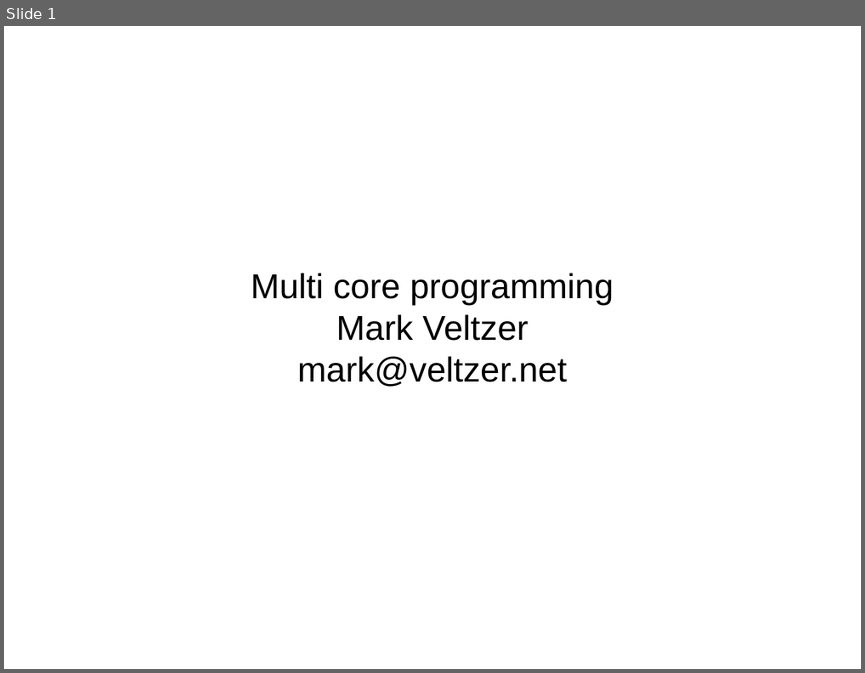
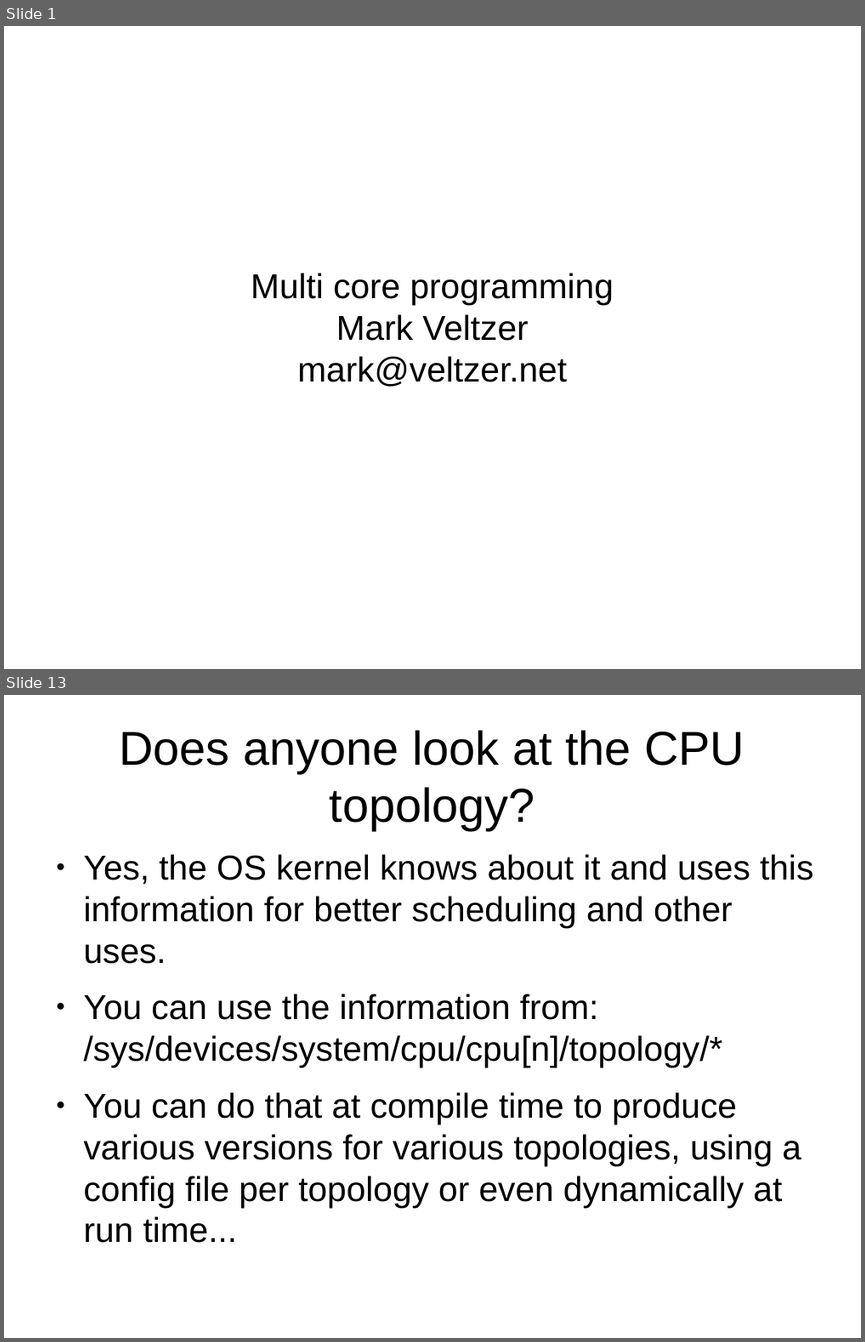
Before and after one commit to veltzer/demos, a slide deck: cpp/multi_core/multicore.odp. Shown one above the other, each under a label of ours: slide 1 before the commit, slides 1 and 13 after it; the slides between them are not shown. The pictures are 865x673 and 865x1342 pixels, drawn with LibreOffice and Linux fonts; fonts in the diff are those of the drawing. Boxes give left, top, right and bottom in pixels: in the first picture for what was removed or moved away, otherwise in the second. Text is boxed around its words. In the diff, an @@ line names an element or a change of style, - is before the commit and + after.

```diff
--- a/cpp/multi_core/multicore.odp
+++ b/cpp/multi_core/multicore.odp
@@ slide 13 added at (4,695,861,1338), background #FFFFFF @@
@@ title added at (120,730,744,830), 44 pt, text #000000 @@
+Does anyone look at the CPU topology?
@@ text added at (84,854,813,1242), 32 pt, text #000000 @@
+● Yes, the OS kernel knows about it and uses this information for better scheduling and other uses.
+● You can use the information from: /sys/devices/system/cpu/cpu[n]/topology/*
+● You can do that at compile time to produce various versions for various topologies, using a config file per topology or even dynamically at run time...
```
Also in this commit, not shown: 65 other slides added, 1 slide removed, 11 other files.
